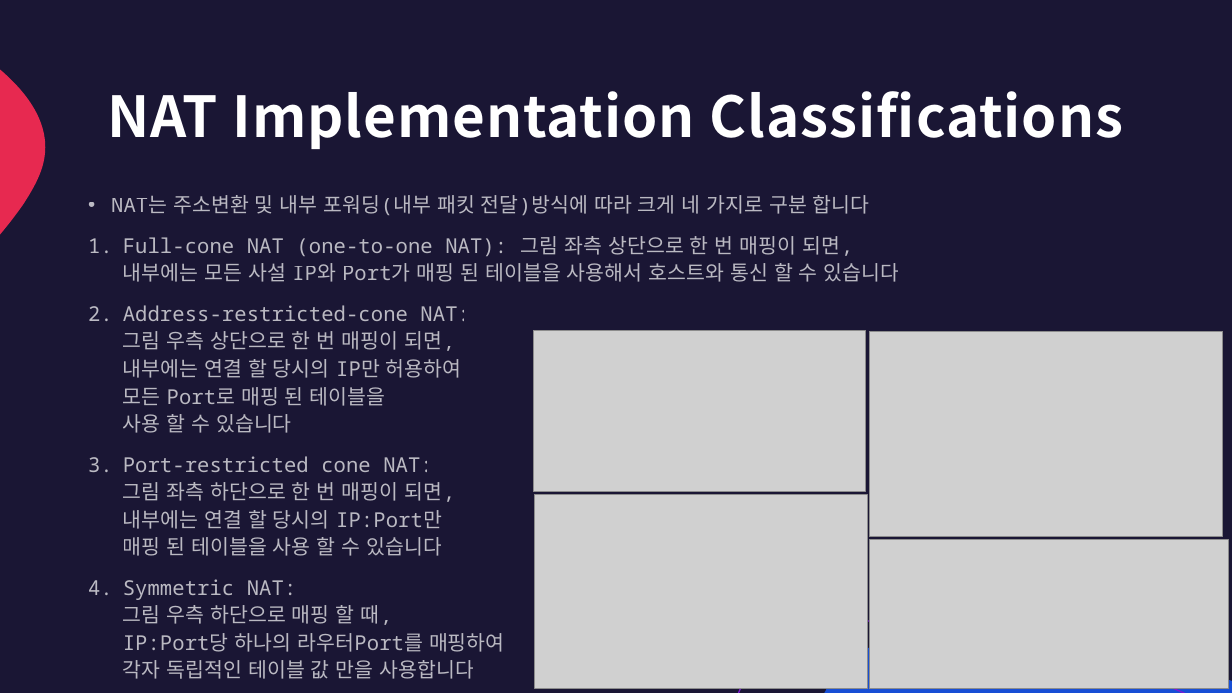
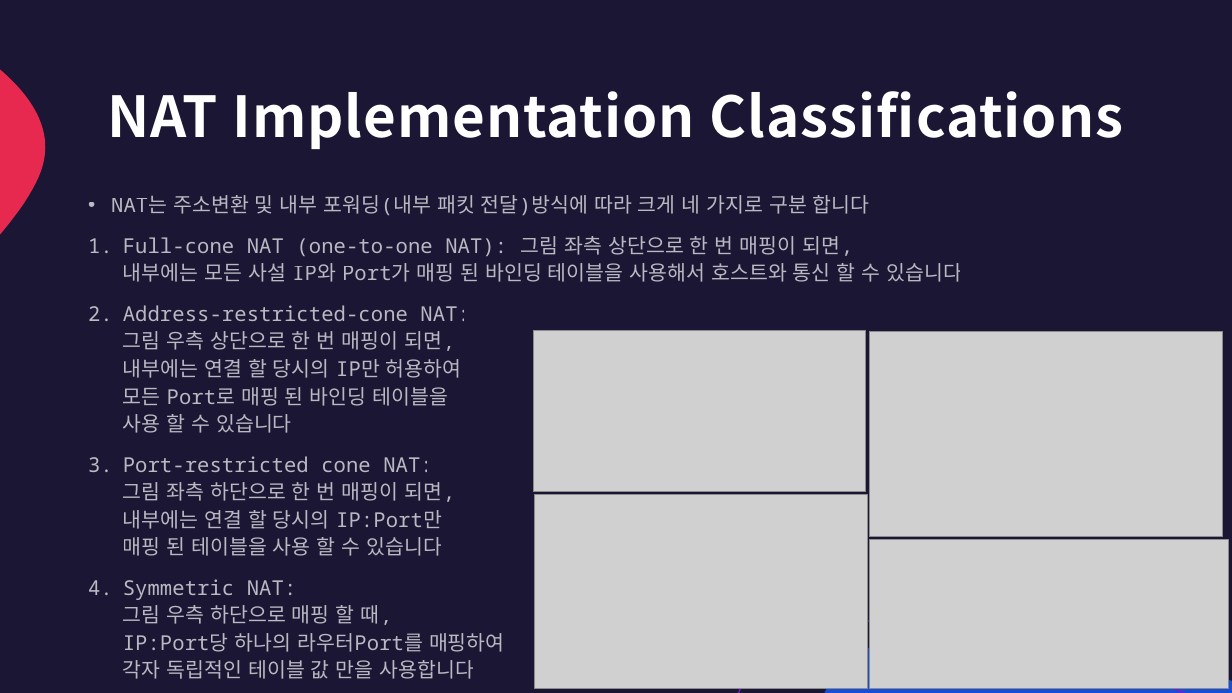
Before and after one commit to lumen4723/2024_network, a slide deck: slide 9 of 3.pptx. Drawn at 1232x693 pixels with LibreOffice and Linux fonts; fonts in the diff are those of the drawing; grey boxes stand for pictures. Boxes give left, top, right and bottom in pixels: in the first picture for what was removed or moved away, otherwise in the second. Text is boxed around its words. In the diff, an @@ line names an element or a change of style, - is before the commit and + after.

Commit message:
Update 3.pptx 16 ~ 27

```diff
--- a/3.pptx
+++ b/3.pptx
@@ text at [123, 236, 962, 433]: text changed @@
-1. Full-cone NAT (one-to-one NAT): 그림 좌측 상단으로 한 번 매핑이 되면,
-   내부에는 모든 사설 IP와 Port가 매핑 된 테이블을 사용해서 호스트와 통신 할 수 있습니다
-2. Address-restricted-cone NAT:
-   그림 우측 상단으로 한 번 매핑이 되면,
-   내부에는 연결 할 당시의 IP만 허용하여
-   모든 Port로 매핑 된 테이블을
-   사용 할 수 있습니다
+1. Full-cone NAT (one-to-one NAT): 그림 좌측 상단으로 한 번 매핑이 되면,
+   내부에는 모든 사설 IP와 Port가 매핑 된 바인딩 테이블을 사용해서 호스트와 통신 할 수 있습니다
+2. Address-restricted-cone NAT:
+   그림 우측 상단으로 한 번 매핑이 되면,
+   내부에는 연결 할 당시의 IP만 허용하여
+   모든 Port로 매핑 된 바인딩 테이블을
+   사용 할 수 있습니다
```
Also in this commit, not shown: 10 other slides changed, 8 slides added, 10 slides removed, 1 other file.
